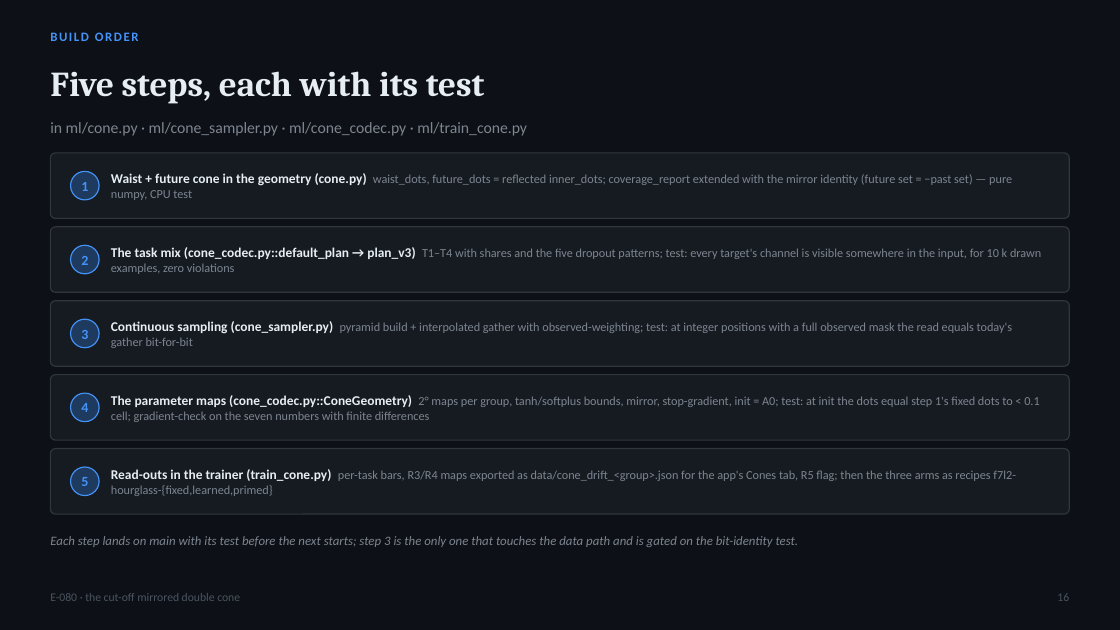
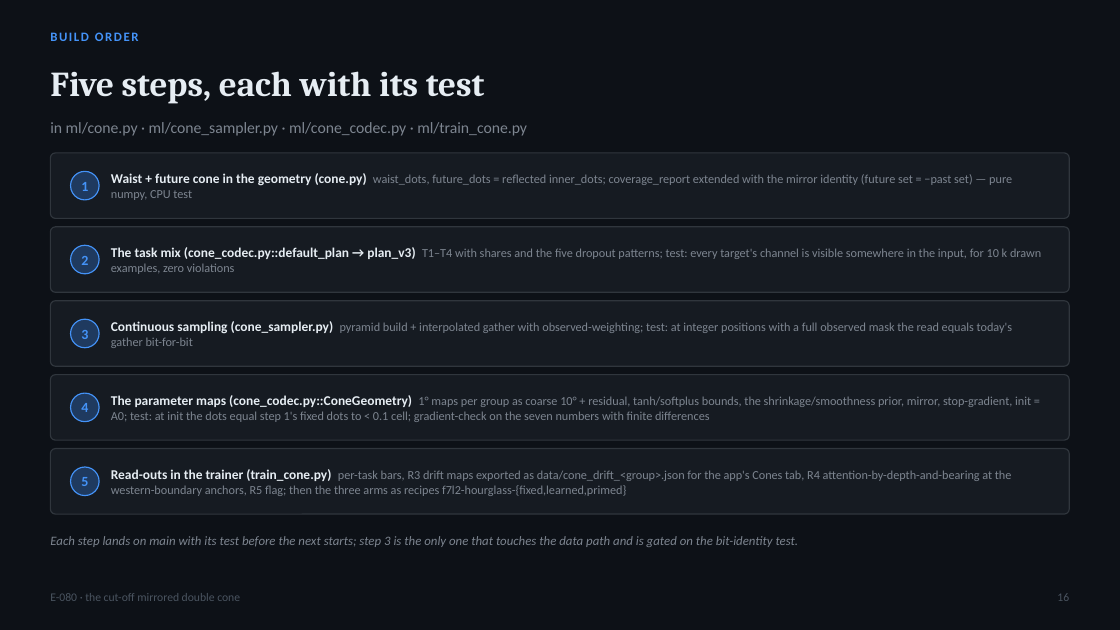
Before and after one commit to blauewelt/earth, a slide deck: slide 16 of ml/plans/E080_hourglass_cone_deck.pptx. Drawn at 1120x630 pixels with LibreOffice and Linux fonts; fonts in the diff are those of the drawing. Boxes give left, top, right and bottom in pixels: in the first picture for what was removed or moved away, otherwise in the second. Text is boxed around its words. In the diff, an @@ line names an element or a change of style, - is before the commit and + after.

```diff
--- a/ml/plans/E080_hourglass_cone_deck.pptx
+++ b/ml/plans/E080_hourglass_cone_deck.pptx
@@ text at [111,395,1031,422]: text changed @@
-The parameter maps (cone_codec.py::ConeGeometry) 2° maps per group, tanh/softplus bounds, mirror, stop-gradient, init = A0; test: at init the dots equal step 1's fixed dots to < 0.1 cell; gradient-check on the seven numbers with finite differences
+The parameter maps (cone_codec.py::ConeGeometry) 1° maps per group as coarse 10° + residual, tanh/softplus bounds, the shrinkage/smoothness prior, mirror, stop-gradient, init = A0; test: at init the dots equal step 1's fixed dots to < 0.1 cell; gradient-check on the seven numbers with finite differences
@@ text at [111,469,1012,496]: text changed @@
-Read-outs in the trainer (train_cone.py) per-task bars, R3/R4 maps exported as data/cone_drift_<group>.json for the app's Cones tab, R5 flag; then the three arms as recipes f7l2-hourglass-{fixed,learned,primed}
+Read-outs in the trainer (train_cone.py) per-task bars, R3 drift maps exported as data/cone_drift_<group>.json for the app's Cones tab, R4 attention-by-depth-and-bearing at the western-boundary anchors, R5 flag; then the three arms as recipes f7l2-hourglass-{fixed,learned,primed}
```
Also in this commit, not shown: 6 other slides changed, 6 other files.
